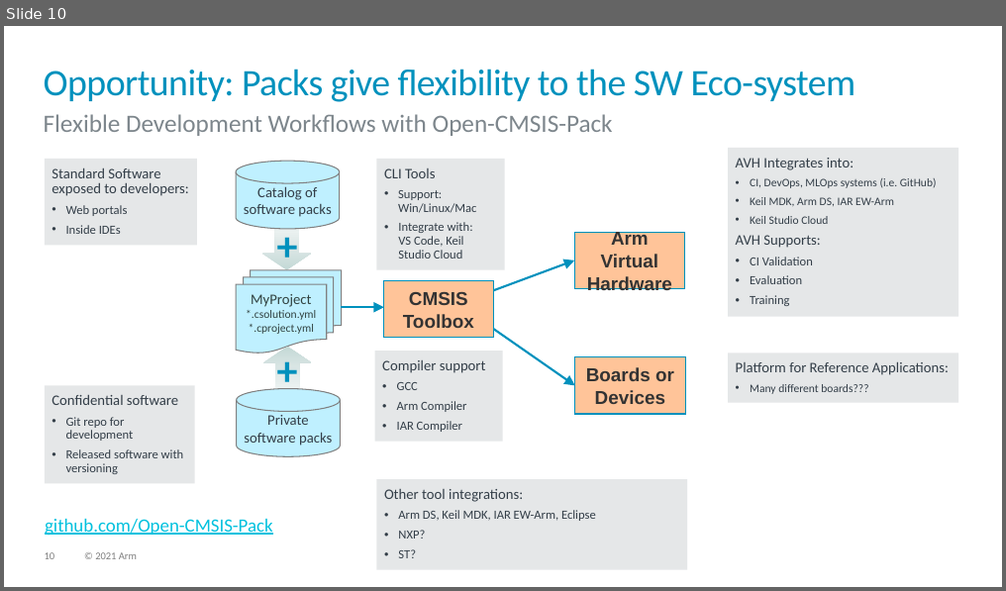
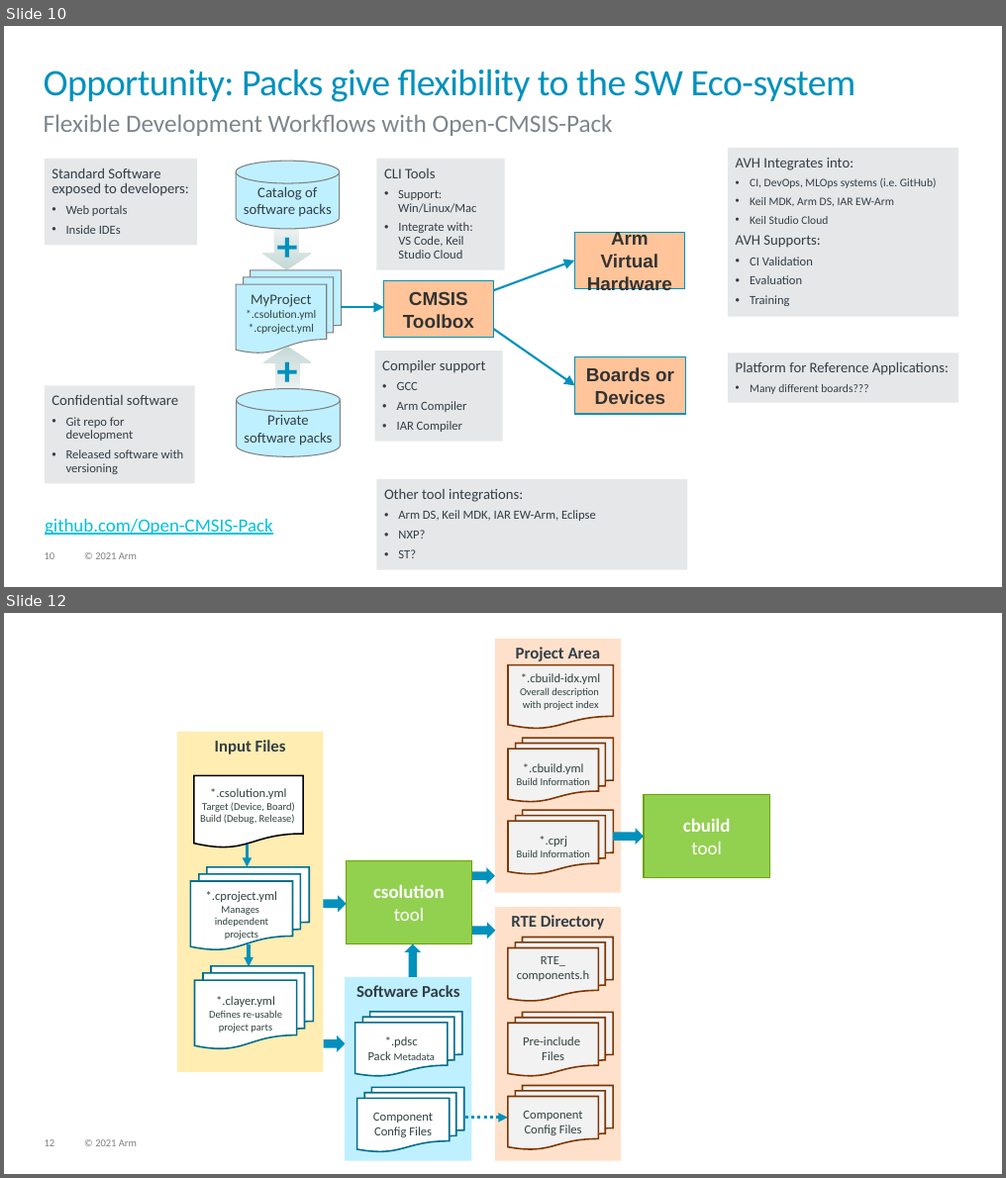
Before and after one commit to Open-CMSIS-Pack/devtools, a slide deck: tools/projmgr/docs/Manual/images/overview.pptx. Shown one above the other, each under a label of ours: slide 10 before the commit, slides 10 and 12 after it; the slides between them are not shown. The pictures are 1006x591 and 1006x1178 pixels, drawn with LibreOffice and Linux fonts; fonts in the diff are those of the drawing. Boxes give left, top, right and bottom in pixels: in the first picture for what was removed or moved away, otherwise in the second. Text is boxed around its words. In the diff, an @@ line names an element or a change of style, - is before the commit and + after.

Commit message:
Added information about the build process which includes the process to add new compiler toolchains

```diff
--- a/tools/projmgr/docs/Manual/images/overview.pptx
+++ b/tools/projmgr/docs/Manual/images/overview.pptx
@@ slide 12 added at (4, 613, 1002, 1174), background #FFFFFF; not listed: 2 template elements that a slide beside it also shows @@
@@ rectangle added at (495, 639, 621, 893), fill #FFC499 at 50% opacity, 16 pt, text #333E48, bold @@
+Project Area
@@ flow chart document added at (508, 665, 614, 729), fill #F2F2F2, outline #803600 1.5 pt, 10 pt, text #314341 @@
+*.cbuild-idx.yml
+Overall description
+with project index
@@ rectangle added at (177, 731, 323, 1072), fill #FFDD66 at 50% opacity, 16 pt, text #333E48, bold @@
+Input Files
@@ flow chart multidocument added at (508, 738, 614, 802), fill #F2F2F2, outline #803600 1.5 pt, 10 pt, text #314341 @@
+*.cbuild.yml
+Build Information
@@ flow chart document added at (194, 776, 303, 849), fill #FFFFFF, outline #000000 1.5 pt, 10 pt, text #314341 @@
+*.csolution.yml
+Target (Device, Board) Build (Debug, Release)
@@ flow chart multidocument added at (508, 811, 614, 874), fill #F2F2F2, outline #803600 1.5 pt, 10 pt, text #314341 @@
+*.cprj
+Build Information
@@ rectangle added at (645, 795, 770, 878), fill #92D050, outline #70A000 1 pt, 18 pt, text #FFFFFF, bold @@
+cbuild
+tool
@@ arrow added from (248, 845) to (248, 867), #0091BD 3 pt @@
@@ right arrow added at (614, 828, 645, 845), fill #0091BD @@
@@ flow chart multidocument added at (190, 867, 310, 951), fill #FFFFFF, outline #006D8E 1.5 pt, 10 pt, text #314341 @@
+*.cproject.yml
+Manages
+independent
+projects
@@ rectangle added at (347, 861, 472, 945), fill #92D050, outline #70A000 1 pt, 18 pt, text #FFFFFF, bold @@
+csolution
+tool
@@ right arrow added at (453, 867, 495, 884), fill #0091BD @@
@@ right arrow added at (324, 895, 347, 912), fill #0091BD @@
@@ rectangle added at (495, 907, 621, 1161), fill #FFC499 at 50% opacity, 16 pt, text #333E48, bold @@
+RTE Directory
@@ right arrow added at (453, 922, 496, 939), fill #0091BD @@
@@ flow chart multidocument added at (508, 937, 614, 1001), fill #F2F2F2, outline #803600 1.5 pt, 12 pt, text #314341 @@
+RTE_
+components.h
@@ flow chart multidocument added at (195, 966, 314, 1050), fill #FFFFFF, outline #006D8E 1.5 pt, 10 pt, text #314341 @@
+*.clayer.yml
+Defines re-usable project parts
@@ arrow added from (249, 945) to (249, 967), #0091BD 3 pt @@
@@ right arrow added at (405, 944, 421, 977), fill #0091BD @@
@@ rectangle added at (345, 977, 472, 1161), fill #BFF0FF, 16 pt, text #333E48, bold @@
+Software Packs
@@ flow chart multidocument added at (355, 1012, 462, 1076), fill #FFFFFF, outline #006D8E 1.5 pt, 12 pt, text #314341 @@
+*.pdsc
+Pack Metadata
@@ flow chart multidocument added at (508, 1012, 614, 1075), fill #F2F2F2, outline #803600 1.5 pt, 12 pt, text #314341 @@
+Pre-include
+Files
@@ right arrow added at (324, 1036, 346, 1053), fill #0091BD @@
@@ flow chart multidocument added at (357, 1087, 464, 1152), fill #FFFFFF, outline #006D8E 1.5 pt, 12 pt, text #314341 @@
+Component
+Config Files
@@ flow chart multidocument added at (508, 1086, 614, 1150), fill #F2F2F2, outline #803600 1.5 pt, 12 pt, text #314341 @@
+Component
+Config Files
@@ arrow added from (441, 1118) to (508, 1118), #0091BD 3 pt dashed @@
```
Also in this commit, not shown: 2 slides changed, 1 other slide added, 8 other files.
